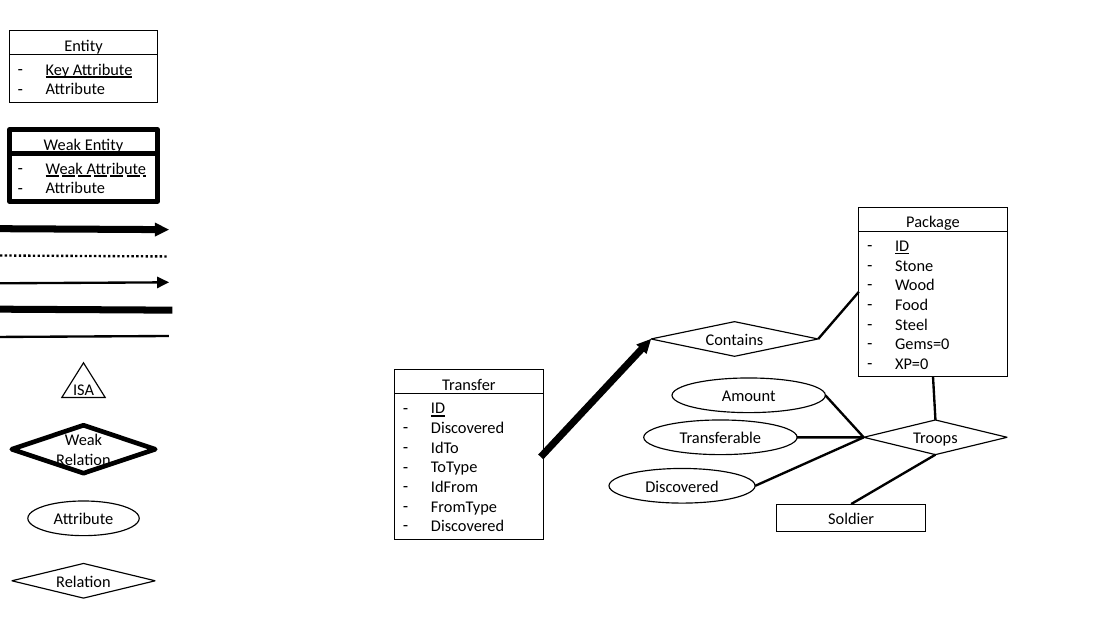
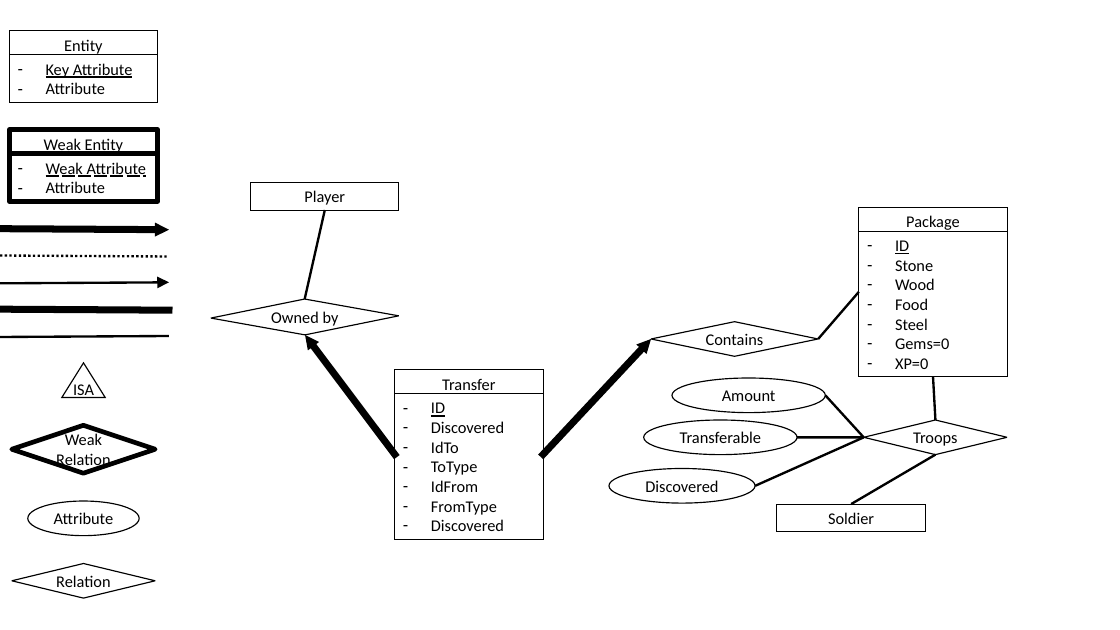
Before and after one commit to JeCheeseSmith/Clash-of-ppdb-s, a slide deck: slide 3 of documentation/database/ER-Diagram.pptx. Drawn at 1120x630 pixels with LibreOffice and Linux fonts; fonts in the diff are those of the drawing; background and template pictures are left out. Boxes give left, top, right and bottom in pixels: in the first picture for what was removed or moved away, otherwise in the second. Text is boxed around its words. In the diff, an @@ line names an element or a change of style, - is before the commit and + after.

```diff
--- a/documentation/database/ER-Diagram.pptx
+++ b/documentation/database/ER-Diagram.pptx
@@ rectangle added at (x1=250, y1=182, x2=399, y2=210), fill #FFFFFF, outline #000000 0 pt, 14 pt, text #000000 @@
+Player
@@ line added from (325, 210) to (305, 299), #000000 2 pt @@
@@ diamond added at (x1=211, y1=298, x2=399, y2=336), fill #FFFFFF, outline #000000 1 pt, 14 pt, text #000000 @@
+Owned by
@@ arrow added from (395, 455) to (305, 335), #000000 6 pt @@
```
Also in this commit, not shown: 7 other files.
